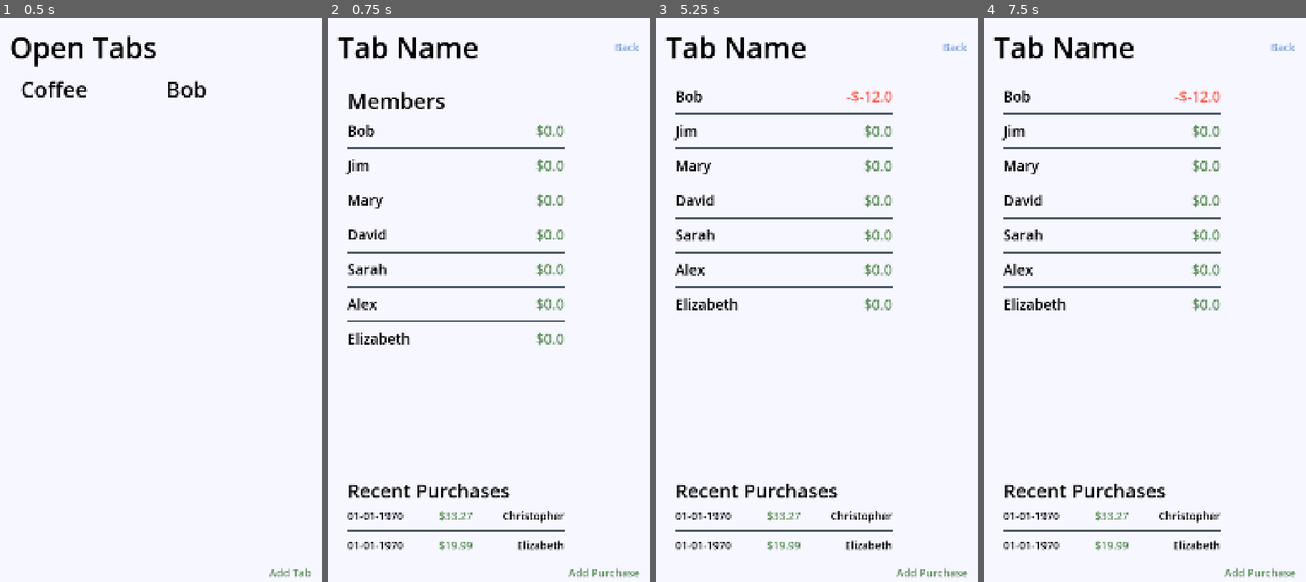
Above: before the commit, frames 1-4 (left to right).
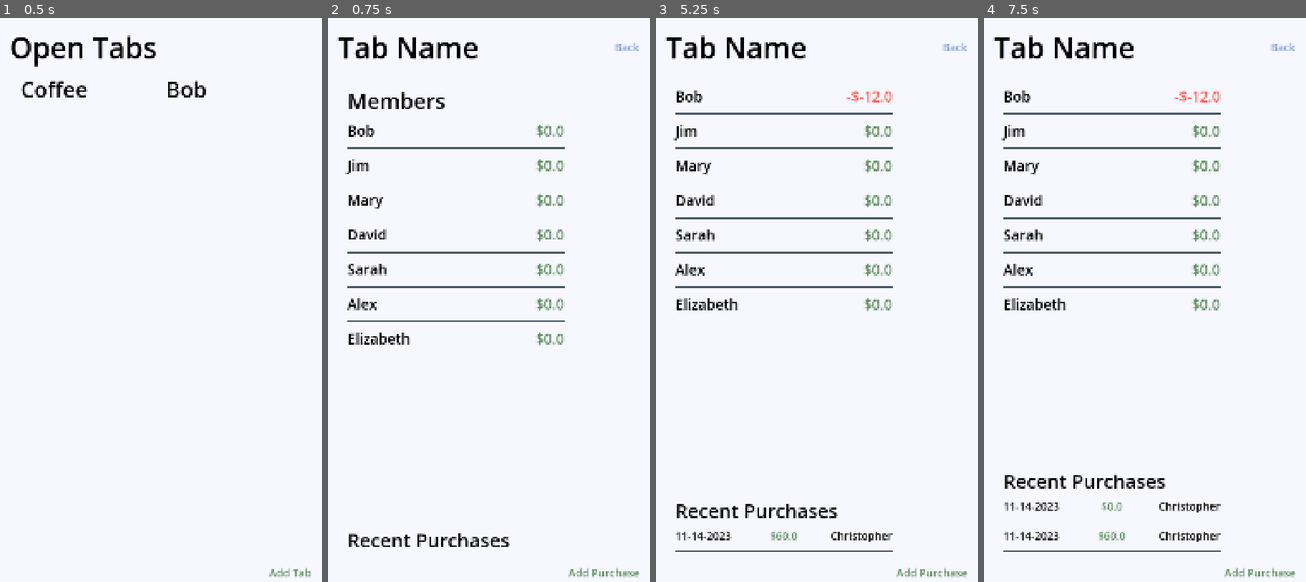
Above: after the commit, the same moments.

Repository: animastralis/split-the-difference
Game: Godot game, scene res://assets/main.tscn
Two runs of this game, one before a commit and one after it. Both use one fixed random seed, a clock stepped at 60 frames per second and the inputs below.
Inputs (mouse positions are in pixels of both pictures, inside the frame that each line leads up to):
- Up to frame 1 (0.5 s): no input
- Up to frame 2 (0.75 s): click "Coffee" at 0.5 s
- Up to frame 3 (5.25 s): click "Add Purchase" at 1.25 s; click (784, 288) at 2.02 s; type "12" at 2.1 s; click (881, 288) at 2.25 s; type "Alex" at 2.33 s; click (784, 316) at 2.48 s; type "12" at 2.57 s; click (881, 316) at 2.77 s; type "Alex" at 2.85 s; click (784, 350) at 3 s; type "12" at 3.08 s; click (881, 350) at 3.23 s; type "Alex" at 3.32 s; click (784, 378) at 3.52 s; type "12" at 3.6 s; click (881, 378) at 3.75 s; type "Alex" at 3.83 s; click (784, 407) at 3.98 s; type "12" at 4.07 s; click "Autofill" at 4.25 s; click "Submit" at 5 s
- Up to frame 4 (7.5 s): click "Add Purchase" at 5.75 s; click "Autofill" at 6.5 s; click "Submit" at 7.25 s

Frame 1 is identical in both runs. In frame 2, 2.2% of the frame differs, in the area x 6-74%, y 82-95%; in frame 3, 2.8%; in frame 4, 3.1%, in the area x 6-74%, y 80-95%.
Error in both runs: Invalid access to property or key 'name' on a base object of type 'Nil'. (res://assets/data/data_manager.gd:61)

Commit message:
Purchase History displays properly

Diff:
--- /dev/null
+++ b/assets/scenes/purchase_history_line.gd
@@ -0,0 +1,16 @@
+class_name PurchaseHistoryLine
+extends HBoxContainer
+
+@onready var date_label := $Date
+@onready var cost_label := $Cost
+@onready var purchaser_label := $Purchaser
+
+
+func init(purchase: Purchase) -> void:
+	var date := Time.get_datetime_dict_from_unix_time(purchase.timestamp)
+	var date_string := "%02d-%02d-%02d" % [
+		date["month"], date["day"], date["year"]
+	]
+	date_label.text = date_string
+	cost_label.text = "$" + str(purchase.cost)
+	purchaser_label.text = purchase.purchaser.name
--- /dev/null
+++ b/assets/scenes/purchase_history_line.tscn
@@ -0,0 +1,27 @@
+[gd_scene load_steps=2 format=3 uid="uid://daia7sny6rbp7"]
+
+[ext_resource type="Script" uid="uid://b0ensi4x5sad6" path="res://assets/scenes/purchase_history_line.gd" id="1_beq0l"]
+
+[node name="PurchaseHistoryLine" type="HBoxContainer"]
+script = ExtResource("1_beq0l")
+
+[node name="Date" type="Label" parent="."]
+layout_mode = 2
+size_flags_horizontal = 2
+theme_override_colors/font_color = Color(0, 0, 0, 1)
+theme_override_font_sizes/font_size = 36
+text = "01-01-1970"
+
+[node name="Cost" type="Label" parent="."]
+layout_mode = 2
+size_flags_horizontal = 6
+theme_override_colors/font_color = Color(0.356863, 0.54902, 0.352941, 1)
+theme_override_font_sizes/font_size = 36
+text = "$33.27"
+
+[node name="Purchaser" type="Label" parent="."]
+layout_mode = 2
+size_flags_horizontal = 10
+theme_override_colors/font_color = Color(0, 0, 0, 1)
+theme_override_font_sizes/font_size = 36
+text = "Christopher"
--- a/assets/scenes/tab_detail_screen.gd
+++ b/assets/scenes/tab_detail_screen.gd
@@ -2,12 +2,14 @@
 extends Control
 
 const TAB_MEMBER_ITEM := preload("res://assets/scenes/tab_member_item.tscn")
+const PURCHASE_HISTORY_LINE := preload("res://assets/scenes/purchase_history_line.tscn")
 const SEPARATOR := preload("res://assets/scenes/tab_summary_list_separator.tscn")
 
 @onready var add_purchase_button := $TabDetailView/AddPurchase
 @onready var add_purchase_view: AddPurchaseView = $AddPurchaseView
 @onready var anim := $AnimationPlayer
 @onready var member_list := $TabDetailView/VBoxContainer/MemberContainer/MemberList
+@onready var history_list := $TabDetailView/VBoxContainer/HistoryContainer/HistoryList
 @onready var back_button := $TabDetailView/VBoxContainer/HBoxContainer/Back
 
 var tab: Tab
@@ -22,6 +24,8 @@
 
 func init(tab_: Tab) -> void:
 	tab = tab_
+
+	# Tab Members
 	var counter := len(tab.members) - 1
 	for p in tab.members:
 		var item := TAB_MEMBER_ITEM.instantiate()
@@ -32,6 +36,20 @@
 			var separator := SEPARATOR.instantiate()
 			member_list.add_child(separator)
 			counter -= 1
+
+	# Recent Purchases
+	var recent_purchases := tab.purchases.duplicate()
+	recent_purchases.reverse()
+	counter = 3
+	for p in recent_purchases:
+		var line: PurchaseHistoryLine = PURCHASE_HISTORY_LINE.instantiate()
+		history_list.add_child(line)
+		line.init(p)
+		counter -= 1
+		if counter > 0:
+			history_list.add_child(SEPARATOR.instantiate())
+		elif counter <= 0:
+			break
 
 	add_purchase_view.init(tab)
 	anim.play("RESET")
@@ -54,6 +72,7 @@
 	Events.return_to_main_menu_pressed.emit()
 
 
+# FIXME: Duplicate code
 func _update_view() -> void:
 	for child in member_list.get_children():
 		child.queue_free()
@@ -70,4 +89,23 @@
 			member_list.add_child(separator)
 			counter -= 1
 
+	# Recent Purchases
+	for child in history_list.get_children():
+		if child is Label:
+			continue
+		child.queue_free()
+
+	var recent_purchases := tab.purchases.duplicate()
+	recent_purchases.reverse()
+	counter = 3
+	for p in recent_purchases:
+		var line: PurchaseHistoryLine = PURCHASE_HISTORY_LINE.instantiate()
+		history_list.add_child(line)
+		line.init(p)
+		counter -= 1
+		if counter > 0:
+			history_list.add_child(SEPARATOR.instantiate())
+		elif counter <= 0:
+			break
+
 	add_purchase_view.init(tab)
--- a/assets/scenes/tab_detail_screen.tscn
+++ b/assets/scenes/tab_detail_screen.tscn
@@ -1,7 +1,6 @@
-[gd_scene load_steps=10 format=3 uid="uid://ltaq5rfovw01"]
+[gd_scene load_steps=9 format=3 uid="uid://ltaq5rfovw01"]
 
 [ext_resource type="Script" uid="uid://d3nbqvdqfxw1t" path="res://assets/scenes/tab_detail_screen.gd" id="1_51acf"]
-[ext_resource type="PackedScene" uid="uid://djt37t72t3rua" path="res://assets/scenes/tab_summary_list_separator.tscn" id="1_rp74m"]
 [ext_resource type="StyleBox" uid="uid://bl8q0bl6p5l3o" path="res://assets/form_panel_stylebox.tres" id="3_mckc1"]
 [ext_resource type="Script" uid="uid://dhx8ks4v0y8lb" path="res://assets/scenes/add_purchase_view.gd" id="4_cmib0"]
 
@@ -176,66 +175,15 @@
 theme_override_constants/margin_left = 32
 theme_override_constants/margin_right = 256
 
-[node name="VBoxContainer" type="VBoxContainer" parent="TabDetailView/VBoxContainer/HistoryContainer"]
+[node name="HistoryList" type="VBoxContainer" parent="TabDetailView/VBoxContainer/HistoryContainer"]
 layout_mode = 2
 theme_override_constants/separation = 16
 
-[node name="Label" type="Label" parent="TabDetailView/VBoxContainer/HistoryContainer/VBoxContainer"]
+[node name="Label" type="Label" parent="TabDetailView/VBoxContainer/HistoryContainer/HistoryList"]
 layout_mode = 2
 theme_override_colors/font_color = Color(0, 0, 0, 1)
 theme_override_font_sizes/font_size = 64
 text = "Recent Purchases"
-
-[node name="Purchase" type="HBoxContainer" parent="TabDetailView/VBoxContainer/HistoryContainer/VBoxContainer"]
-layout_mode = 2
-
-[node name="Label" type="Label" parent="TabDetailView/VBoxContainer/HistoryContainer/VBoxContainer/Purchase"]
-layout_mode = 2
-size_flags_horizontal = 2
-theme_override_colors/font_color = Color(0, 0, 0, 1)
-theme_override_font_sizes/font_size = 36
-text = "01-01-1970"
-
-[node name="Label2" type="Label" parent="TabDetailView/VBoxContainer/HistoryContainer/VBoxContainer/Purchase"]
-layout_mode = 2
-size_flags_horizontal = 6
-theme_override_colors/font_color = Color(0.356863, 0.54902, 0.352941, 1)
-theme_override_font_sizes/font_size = 36
-text = "$33.27"
-
-[node name="Label3" type="Label" parent="TabDetailView/VBoxContainer/HistoryContainer/VBoxContainer/Purchase"]
-layout_mode = 2
-size_flags_horizontal = 10
-theme_override_colors/font_color = Color(0, 0, 0, 1)
-theme_override_font_sizes/font_size = 36
-text = "Christopher"
-
-[node name="TabSummaryListSeparator" parent="TabDetailView/VBoxContainer/HistoryContainer/VBoxContainer" instance=ExtResource("1_rp74m")]
-layout_mode = 2
-
-[node name="Purchase2" type="HBoxContainer" parent="TabDetailView/VBoxContainer/HistoryContainer/VBoxContainer"]
-layout_mode = 2
-
-[node name="Label" type="Label" parent="TabDetailView/VBoxContainer/HistoryContainer/VBoxContainer/Purchase2"]
-layout_mode = 2
-size_flags_horizontal = 2
-theme_override_colors/font_color = Color(0, 0, 0, 1)
-theme_override_font_sizes/font_size = 36
-text = "01-01-1970"
-
-[node name="Label2" type="Label" parent="TabDetailView/VBoxContainer/HistoryContainer/VBoxContainer/Purchase2"]
-layout_mode = 2
-size_flags_horizontal = 6
-theme_override_colors/font_color = Color(0.356863, 0.54902, 0.352941, 1)
-theme_override_font_sizes/font_size = 36
-text = "$19.99"
-
-[node name="Label3" type="Label" parent="TabDetailView/VBoxContainer/HistoryContainer/VBoxContainer/Purchase2"]
-layout_mode = 2
-size_flags_horizontal = 10
-theme_override_colors/font_color = Color(0, 0, 0, 1)
-theme_override_font_sizes/font_size = 36
-text = "Elizabeth"
 
 [node name="HSeparator" type="HSeparator" parent="TabDetailView/VBoxContainer"]
 layout_mode = 2
Not shown, added: assets/scenes/purchase_history_line.gd.uid
